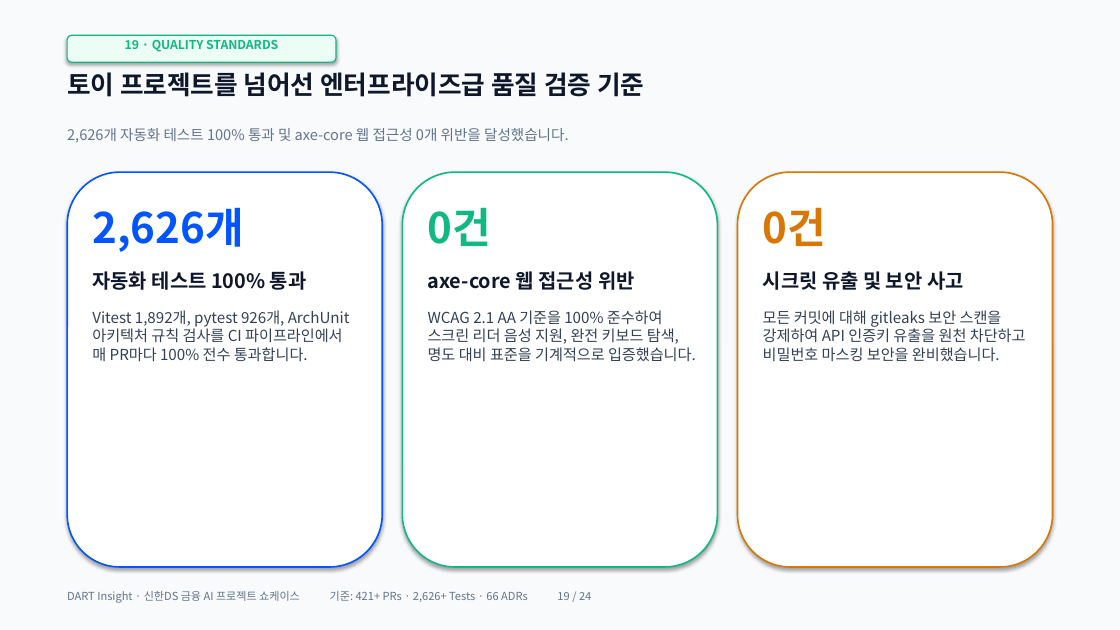
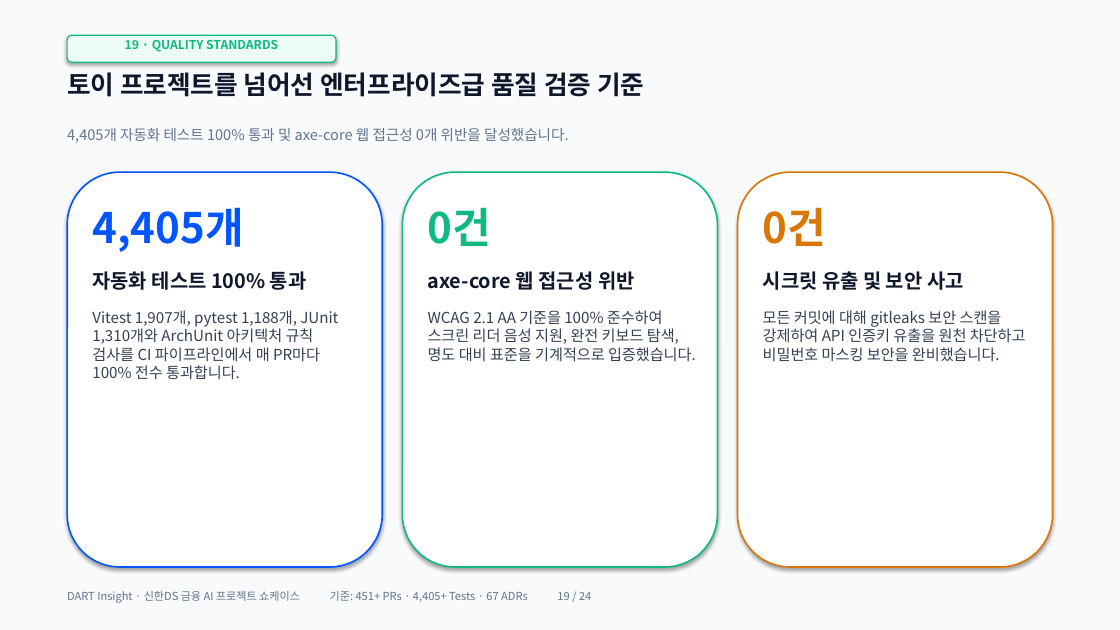
Before and after one commit to ShinhanDSProject/dart-insight, a slide deck: slide 19 of frontend/public/easter/DART_Insight_Presentation.pptx. Drawn at 1120x630 pixels with LibreOffice and Linux fonts; fonts in the diff are those of the drawing. Boxes give left, top, right and bottom in pixels: in the first picture for what was removed or moved away, otherwise in the second. Text is boxed around its words. In the diff, an @@ line names an element or a change of style, - is before the commit and + after.

```diff
--- a/frontend/public/easter/DART_Insight_Presentation.pptx
+++ b/frontend/public/easter/DART_Insight_Presentation.pptx
@@ text at (67, 128, 568, 143): text changed @@
-2,626개 자동화 테스트 100% 통과 및 axe-core 웹 접근성 0개 위반을 달성했습니다.
+4,405개 자동화 테스트 100% 통과 및 axe-core 웹 접근성 0개 위반을 달성했습니다.
@@ text at (92, 207, 243, 252): text changed @@
-2,626개
+4,405개
@@ text at (92, 310, 338, 380): text changed @@
-Vitest 1,892개, pytest 926개, ArchUnit 아키텍처 규칙 검사를 CI 파이프라인에서 매 PR마다 100% 전수 통과합니다.
+Vitest 1,907개, pytest 1,188개, JUnit 1,310개와 ArchUnit 아키텍처 규칙 검사를 CI 파이프라인에서 매 PR마다 100% 전수 통과합니다.
@@ text at (67, 591, 591, 603): text changed @@
-DART Insight · 신한DS 금융 AI 프로젝트 쇼케이스 기준: 421+ PRs · 2,626+ Tests · 66 ADRs 19 / 24
+DART Insight · 신한DS 금융 AI 프로젝트 쇼케이스 기준: 451+ PRs · 4,405+ Tests · 67 ADRs 19 / 24
```
Also in this commit, not shown: 23 other slides changed, 1 other file.
